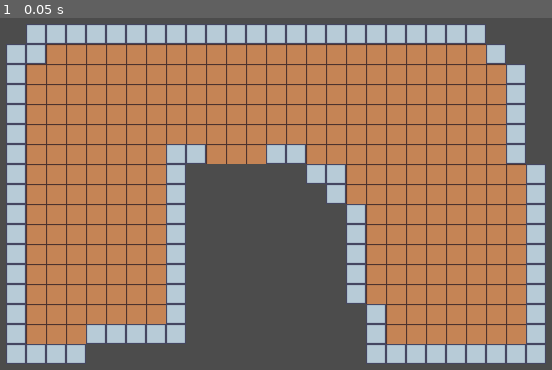
Above: before the commit, frame 1.
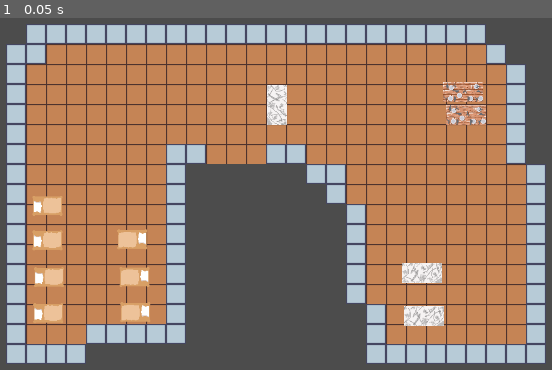
Above: after the commit, the same moment.

Repository: west-coast-gamers/pompeii-raptor
Game: Godot game, scene res://house-02.tscn
Same seed, same stepped clock (60 frames per second), same inputs: the game is played once before the commit and once after it. This scene is started directly instead of the project's main scene.
Inputs:
- Up to frame 1 (0.05 s): no input

The runs differ from the first frame. In frame 1, 3.9% of the frame differs, in the area x 5-89%, y 18-88%.

Commit message:
added stuff in house2

Diff:
--- a/house-01.tscn
+++ b/house-01.tscn
@@ -57,6 +57,7 @@
 
 [node name="Area2D" type="Area2D" parent="." index="3"]
 
+visible = false
 input_pickable = true
 gravity_vec = Vector2( 0, 1 )
 gravity = 98.0
@@ -67,38 +68,46 @@
 
 [node name="CollisionShape2D" type="CollisionShape2D" parent="Area2D" index="0"]
 
+visible = false
 position = Vector2( 251.831, 655.736 )
 shape = SubResource( 1 )
 
-[node name="bord-02" type="Sprite" parent="." index="4"]
-
+[node name="Inventory" type="Node" parent="." index="4"]
+
+[node name="bord-02" type="Sprite" parent="Inventory" index="0"]
+
+editor/display_folded = true
 position = Vector2( 153.671, 573.503 )
 texture = ExtResource( 3 )
 _sections_unfolded = [ "Offset", "Region", "Transform" ]
 
-[node name="StaticBody2D" type="StaticBody2D" parent="bord-02" index="0"]
-
-input_pickable = false
-collision_layer = 1
-collision_mask = 1
-constant_linear_velocity = Vector2( 0, 0 )
-constant_angular_velocity = 0.0
-friction = 1.0
-bounce = 0.0
-
-[node name="CollisionShape2D" type="CollisionShape2D" parent="bord-02/StaticBody2D" index="0"]
-
+[node name="StaticBody2D" type="StaticBody2D" parent="Inventory/bord-02" index="0"]
+
+visible = false
+input_pickable = false
+collision_layer = 1
+collision_mask = 1
+constant_linear_velocity = Vector2( 0, 0 )
+constant_angular_velocity = 0.0
+friction = 1.0
+bounce = 0.0
+
+[node name="CollisionShape2D" type="CollisionShape2D" parent="Inventory/bord-02/StaticBody2D" index="0"]
+
+visible = false
 position = Vector2( -0.0356293, 0.129578 )
 shape = SubResource( 2 )
 
-[node name="bord-03" type="Sprite" parent="." index="5"]
-
+[node name="bord-03" type="Sprite" parent="Inventory" index="1"]
+
+editor/display_folded = true
 position = Vector2( 522.73, 502.253 )
 texture = ExtResource( 3 )
 _sections_unfolded = [ "Offset", "Region", "Transform" ]
 
-[node name="StaticBody2D" type="StaticBody2D" parent="bord-03" index="0"]
-
+[node name="StaticBody2D" type="StaticBody2D" parent="Inventory/bord-03" index="0"]
+
+visible = false
 position = Vector2( -0.286133, -0.888397 )
 input_pickable = false
 collision_layer = 1
@@ -108,41 +117,47 @@
 friction = 1.0
 bounce = 0.0
 
-[node name="CollisionShape2D" type="CollisionShape2D" parent="bord-03/StaticBody2D" index="0"]
-
+[node name="CollisionShape2D" type="CollisionShape2D" parent="Inventory/bord-03/StaticBody2D" index="0"]
+
+visible = false
 position = Vector2( 0.849365, 0.419342 )
 shape = SubResource( 2 )
 
-[node name="bord-04" type="Sprite" parent="." index="6"]
-
+[node name="bord-04" type="Sprite" parent="Inventory" index="2"]
+
+editor/display_folded = true
 position = Vector2( 569.432, 485.488 )
 rotation = 1.5708
 texture = ExtResource( 3 )
 _sections_unfolded = [ "Offset", "Region", "Transform" ]
 
-[node name="StaticBody2D" type="StaticBody2D" parent="bord-04" index="0"]
-
-input_pickable = false
-collision_layer = 1
-collision_mask = 1
-constant_linear_velocity = Vector2( 0, 0 )
-constant_angular_velocity = 0.0
-friction = 1.0
-bounce = 0.0
-
-[node name="CollisionShape2D" type="CollisionShape2D" parent="bord-04/StaticBody2D" index="0"]
-
+[node name="StaticBody2D" type="StaticBody2D" parent="Inventory/bord-04" index="0"]
+
+visible = false
+input_pickable = false
+collision_layer = 1
+collision_mask = 1
+constant_linear_velocity = Vector2( 0, 0 )
+constant_angular_velocity = 0.0
+friction = 1.0
+bounce = 0.0
+
+[node name="CollisionShape2D" type="CollisionShape2D" parent="Inventory/bord-04/StaticBody2D" index="0"]
+
+visible = false
 position = Vector2( -0.0355168, 0.129678 )
 shape = SubResource( 2 )
 
-[node name="bord-05" type="Sprite" parent="." index="7"]
-
+[node name="bord-05" type="Sprite" parent="Inventory" index="3"]
+
+editor/display_folded = true
 position = Vector2( 219.526, 427.289 )
 texture = ExtResource( 4 )
 _sections_unfolded = [ "Transform" ]
 
-[node name="StaticBody2D" type="StaticBody2D" parent="bord-05" index="0"]
-
+[node name="StaticBody2D" type="StaticBody2D" parent="Inventory/bord-05" index="0"]
+
+visible = false
 position = Vector2( 1.5966, 1.54477 )
 input_pickable = false
 collision_layer = 1
@@ -153,19 +168,22 @@
 bounce = 0.0
 _sections_unfolded = [ "Transform" ]
 
-[node name="CollisionShape2D" type="CollisionShape2D" parent="bord-05/StaticBody2D" index="0"]
-
+[node name="CollisionShape2D" type="CollisionShape2D" parent="Inventory/bord-05/StaticBody2D" index="0"]
+
+visible = false
 position = Vector2( -0.212616, -1.45941 )
 scale = Vector2( 1.00913, 1.59237 )
 shape = SubResource( 3 )
 
-[node name="bord-01" type="Sprite" parent="." index="8"]
-
+[node name="bord-01" type="Sprite" parent="Inventory" index="4"]
+
+editor/display_folded = true
 position = Vector2( 155.334, 426.964 )
 texture = ExtResource( 5 )
 
-[node name="StaticBody2D" type="StaticBody2D" parent="bord-01" index="0"]
-
+[node name="StaticBody2D" type="StaticBody2D" parent="Inventory/bord-01" index="0"]
+
+visible = false
 position = Vector2( 0.244568, 0.723572 )
 input_pickable = false
 collision_layer = 1
@@ -175,17 +193,20 @@
 friction = 1.0
 bounce = 0.0
 
-[node name="CollisionShape2D" type="CollisionShape2D" parent="bord-01/StaticBody2D" index="0"]
-
-shape = SubResource( 2 )
-
-[node name="sang" type="Sprite" parent="." index="9"]
-
+[node name="CollisionShape2D" type="CollisionShape2D" parent="Inventory/bord-01/StaticBody2D" index="0"]
+
+visible = false
+shape = SubResource( 2 )
+
+[node name="sang" type="Sprite" parent="Inventory" index="5"]
+
+editor/display_folded = true
 position = Vector2( 516.266, 445.515 )
 texture = ExtResource( 6 )
 
-[node name="StaticBody2D" type="StaticBody2D" parent="sang" index="0"]
-
+[node name="StaticBody2D" type="StaticBody2D" parent="Inventory/sang" index="0"]
+
+visible = false
 position = Vector2( 3.39417, 7.40421 )
 input_pickable = false
 collision_layer = 1
@@ -195,8 +216,9 @@
 friction = 1.0
 bounce = 0.0
 
-[node name="CollisionShape2D" type="CollisionShape2D" parent="sang/StaticBody2D" index="0"]
-
+[node name="CollisionShape2D" type="CollisionShape2D" parent="Inventory/sang/StaticBody2D" index="0"]
+
+visible = false
 position = Vector2( 0.221619, -3.19238 )
 shape = SubResource( 4 )
 
--- a/house-02.tscn
+++ b/house-02.tscn
@@ -1,14 +1,33 @@
-[gd_scene load_steps=4 format=2]
+[gd_scene load_steps=11 format=2]
 
 [ext_resource path="res://house.tscn" type="PackedScene" id=1]
 [ext_resource path="res://house_tiles.tres" type="TileSet" id=2]
+[ext_resource path="res://images/sang.png" type="Texture" id=3]
+[ext_resource path="res://images/table-mable-01.png" type="Texture" id=4]
+[ext_resource path="res://images/table-with-plates-01.png" type="Texture" id=5]
+[ext_resource path="res://images/table-with-plates.png" type="Texture" id=6]
 
 [sub_resource type="RectangleShape2D" id=1]
 
 custom_solver_bias = 0.0
 extents = Vector2( 79.1087, 10 )
 
-[node name="house-02" index="0" instance=ExtResource( 1 )]
+[sub_resource type="RectangleShape2D" id=2]
+
+custom_solver_bias = 0.0
+extents = Vector2( 16.9434, 24.0793 )
+
+[sub_resource type="RectangleShape2D" id=3]
+
+custom_solver_bias = 0.0
+extents = Vector2( 31.9153, 16.093 )
+
+[sub_resource type="RectangleShape2D" id=4]
+
+custom_solver_bias = 0.0
+extents = Vector2( 31.7145, 10 )
+
+[node name="house-02" instance=ExtResource( 1 )]
 
 [node name="tile_map" type="TileMap" parent="." index="1"]
 
@@ -50,4 +69,305 @@
 position = Vector2( 466.796, 330.282 )
 shape = SubResource( 1 )
 
+[node name="Inventory" type="Node" parent="." index="4"]
+
+[node name="sang01" type="Sprite" parent="Inventory" index="0"]
+
+editor/display_folded = true
+position = Vector2( 159.606, 562.304 )
+rotation = -1.5708
+texture = ExtResource( 3 )
+_sections_unfolded = [ "Transform" ]
+
+[node name="StaticBody2D" type="StaticBody2D" parent="Inventory/sang01" index="0"]
+
+visible = false
+input_pickable = false
+collision_layer = 1
+collision_mask = 1
+constant_linear_velocity = Vector2( 0, 0 )
+constant_angular_velocity = 0.0
+friction = 1.0
+bounce = 0.0
+
+[node name="CollisionShape2D" type="CollisionShape2D" parent="Inventory/sang01/StaticBody2D" index="0"]
+
+visible = false
+position = Vector2( 2.92605, 3.9014 )
+shape = SubResource( 2 )
+
+[node name="sang02" type="Sprite" parent="Inventory" index="1"]
+
+editor/display_folded = true
+position = Vector2( 160.834, 504.6 )
+rotation = -1.5708
+texture = ExtResource( 3 )
+_sections_unfolded = [ "Transform" ]
+
+[node name="StaticBody2D" type="StaticBody2D" parent="Inventory/sang02" index="0"]
+
+visible = false
+input_pickable = false
+collision_layer = 1
+collision_mask = 1
+constant_linear_velocity = Vector2( 0, 0 )
+constant_angular_velocity = 0.0
+friction = 1.0
+bounce = 0.0
+
+[node name="CollisionShape2D" type="CollisionShape2D" parent="Inventory/sang02/StaticBody2D" index="0"]
+
+visible = false
+position = Vector2( 2.92605, 3.9014 )
+shape = SubResource( 2 )
+
+[node name="sang03" type="Sprite" parent="Inventory" index="2"]
+
+editor/display_folded = true
+position = Vector2( 158.378, 445.669 )
+rotation = -1.5708
+texture = ExtResource( 3 )
+_sections_unfolded = [ "Transform" ]
+
+[node name="StaticBody2D" type="StaticBody2D" parent="Inventory/sang03" index="0"]
+
+visible = false
+input_pickable = false
+collision_layer = 1
+collision_mask = 1
+constant_linear_velocity = Vector2( 0, 0 )
+constant_angular_velocity = 0.0
+friction = 1.0
+bounce = 0.0
+
+[node name="CollisionShape2D" type="CollisionShape2D" parent="Inventory/sang03/StaticBody2D" index="0"]
+
+visible = false
+position = Vector2( 2.92605, 3.9014 )
+shape = SubResource( 2 )
+
+[node name="sang04" type="Sprite" parent="Inventory" index="3"]
+
+editor/display_folded = true
+position = Vector2( 158.378, 390.421 )
+rotation = -1.5708
+texture = ExtResource( 3 )
+_sections_unfolded = [ "Transform" ]
+
+[node name="StaticBody2D" type="StaticBody2D" parent="Inventory/sang04" index="0"]
+
+visible = false
+input_pickable = false
+collision_layer = 1
+collision_mask = 1
+constant_linear_velocity = Vector2( 0, 0 )
+constant_angular_velocity = 0.0
+friction = 1.0
+bounce = 0.0
+
+[node name="CollisionShape2D" type="CollisionShape2D" parent="Inventory/sang04/StaticBody2D" index="0"]
+
+visible = false
+position = Vector2( 2.92605, 3.9014 )
+shape = SubResource( 2 )
+
+[node name="sang05" type="Sprite" parent="Inventory" index="4"]
+
+editor/display_folded = true
+position = Vector2( 306.934, 553.71 )
+rotation = 1.5708
+texture = ExtResource( 3 )
+_sections_unfolded = [ "Transform" ]
+
+[node name="StaticBody2D" type="StaticBody2D" parent="Inventory/sang05" index="0"]
+
+visible = false
+input_pickable = false
+collision_layer = 1
+collision_mask = 1
+constant_linear_velocity = Vector2( 0, 0 )
+constant_angular_velocity = 0.0
+friction = 1.0
+bounce = 0.0
+
+[node name="CollisionShape2D" type="CollisionShape2D" parent="Inventory/sang05/StaticBody2D" index="0"]
+
+visible = false
+position = Vector2( 2.92605, 3.9014 )
+shape = SubResource( 2 )
+
+[node name="sang06" type="Sprite" parent="Inventory" index="5"]
+
+editor/display_folded = true
+position = Vector2( 305.707, 497.234 )
+rotation = 1.5708
+texture = ExtResource( 3 )
+_sections_unfolded = [ "Transform" ]
+
+[node name="StaticBody2D" type="StaticBody2D" parent="Inventory/sang06" index="0"]
+
+visible = false
+input_pickable = false
+collision_layer = 1
+collision_mask = 1
+constant_linear_velocity = Vector2( 0, 0 )
+constant_angular_velocity = 0.0
+friction = 1.0
+bounce = 0.0
+
+[node name="CollisionShape2D" type="CollisionShape2D" parent="Inventory/sang06/StaticBody2D" index="0"]
+
+visible = false
+position = Vector2( 2.92605, 3.9014 )
+shape = SubResource( 2 )
+
+[node name="sang07" type="Sprite" parent="Inventory" index="6"]
+
+editor/display_folded = true
+position = Vector2( 302.023, 437.075 )
+rotation = 1.5708
+texture = ExtResource( 3 )
+_sections_unfolded = [ "Transform" ]
+
+[node name="StaticBody2D" type="StaticBody2D" parent="Inventory/sang07" index="0"]
+
+visible = false
+input_pickable = false
+collision_layer = 1
+collision_mask = 1
+constant_linear_velocity = Vector2( 0, 0 )
+constant_angular_velocity = 0.0
+friction = 1.0
+bounce = 0.0
+
+[node name="CollisionShape2D" type="CollisionShape2D" parent="Inventory/sang07/StaticBody2D" index="0"]
+
+visible = false
+position = Vector2( 2.92605, 3.9014 )
+shape = SubResource( 2 )
+
+[node name="bord-02" type="Sprite" parent="Inventory" index="7"]
+
+editor/display_folded = true
+position = Vector2( 764.958, 563.482 )
+texture = ExtResource( 4 )
+_sections_unfolded = [ "Offset", "Region", "Transform" ]
+
+[node name="StaticBody2D" type="StaticBody2D" parent="Inventory/bord-02" index="0"]
+
+visible = false
+input_pickable = false
+collision_layer = 1
+collision_mask = 1
+constant_linear_velocity = Vector2( 0, 0 )
+constant_angular_velocity = 0.0
+friction = 1.0
+bounce = 0.0
+
+[node name="CollisionShape2D" type="CollisionShape2D" parent="Inventory/bord-02/StaticBody2D" index="0"]
+
+visible = false
+position = Vector2( -0.0356293, 0.129578 )
+shape = SubResource( 3 )
+
+[node name="bord-03" type="Sprite" parent="Inventory" index="8"]
+
+editor/display_folded = true
+position = Vector2( 761.566, 493.902 )
+texture = ExtResource( 4 )
+_sections_unfolded = [ "Offset", "Region", "Transform" ]
+
+[node name="StaticBody2D" type="StaticBody2D" parent="Inventory/bord-03" index="0"]
+
+visible = false
+position = Vector2( -0.286133, -0.888397 )
+input_pickable = false
+collision_layer = 1
+collision_mask = 1
+constant_linear_velocity = Vector2( 0, 0 )
+constant_angular_velocity = 0.0
+friction = 1.0
+bounce = 0.0
+
+[node name="CollisionShape2D" type="CollisionShape2D" parent="Inventory/bord-03/StaticBody2D" index="0"]
+
+visible = false
+position = Vector2( 0.849365, 0.419342 )
+shape = SubResource( 3 )
+
+[node name="bord-04" type="Sprite" parent="Inventory" index="9"]
+
+editor/display_folded = true
+position = Vector2( 529.348, 224.94 )
+rotation = 1.5708
+texture = ExtResource( 4 )
+_sections_unfolded = [ "Offset", "Region", "Transform" ]
+
+[node name="StaticBody2D" type="StaticBody2D" parent="Inventory/bord-04" index="0"]
+
+visible = false
+input_pickable = false
+collision_layer = 1
+collision_mask = 1
+constant_linear_velocity = Vector2( 0, 0 )
+constant_angular_velocity = 0.0
+friction = 1.0
+bounce = 0.0
+
+[node name="CollisionShape2D" type="CollisionShape2D" parent="Inventory/bord-04/StaticBody2D" index="0"]
+
+visible = false
+position = Vector2( -0.0355168, 0.129678 )
+shape = SubResource( 3 )
+
+[node name="bord-05" type="Sprite" parent="Inventory" index="10"]
+
+editor/display_folded = true
+position = Vector2( 827.472, 205.155 )
+texture = ExtResource( 5 )
+_sections_unfolded = [ "Transform" ]
+
+[node name="StaticBody2D" type="StaticBody2D" parent="Inventory/bord-05" index="0"]
+
+visible = false
+position = Vector2( 1.5966, 1.54477 )
+input_pickable = false
+collision_layer = 1
+collision_mask = 1
+constant_linear_velocity = Vector2( 0, 0 )
+constant_angular_velocity = 0.0
+friction = 1.0
+bounce = 0.0
+_sections_unfolded = [ "Transform" ]
+
+[node name="CollisionShape2D" type="CollisionShape2D" parent="Inventory/bord-05/StaticBody2D" index="0"]
+
+visible = false
+position = Vector2( -0.212616, -1.45941 )
+scale = Vector2( 1.00913, 1.59237 )
+shape = SubResource( 4 )
+
+[node name="bord-01" type="Sprite" parent="Inventory" index="11"]
+
+editor/display_folded = true
+position = Vector2( 831.758, 241.574 )
+texture = ExtResource( 6 )
+
+[node name="StaticBody2D" type="StaticBody2D" parent="Inventory/bord-01" index="0"]
+
+visible = false
+position = Vector2( 0.244568, 0.723572 )
+input_pickable = false
+collision_layer = 1
+collision_mask = 1
+constant_linear_velocity = Vector2( 0, 0 )
+constant_angular_velocity = 0.0
+friction = 1.0
+bounce = 0.0
+
+[node name="CollisionShape2D" type="CollisionShape2D" parent="Inventory/bord-01/StaticBody2D" index="0"]
+
+visible = false
+shape = SubResource( 3 )
+
 [connection signal="body_entered" from="Area2D" to="." method="_on_Area2D_body_entered"]
--- a/house.gd
+++ b/house.gd
@@ -16,3 +16,7 @@
 
 func _on_Area2D_body_entered(body):
 	body.exit_house()
+
+
+func close_to_thing(body):
+	pass # replace with function body
--- a/main.gd
+++ b/main.gd
@@ -177,6 +177,8 @@
 		var house_poc = h.house_scene.instance()
 		h.house_instance = house_poc
 		house_poc.position = house_position
+		for node in house_poc.get_node('Inventory').get_children():
+			node.position += house_position
 		house_position += Vector2(1200, 0)
 		$houses.add_child(house_poc)
 
Not shown: 3 places in house_tiles.tscn that only renumber resources
